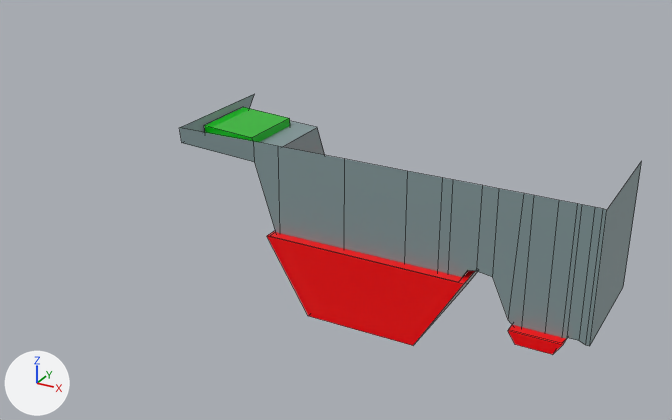
Two versions of the FBX model Assets/Prefabs/Level1/Import/lvl_Cave.fbx, one commit apart.
Before and after are seen from a 50 mm camera at (199.0, -528.0, 274.0) aimed at (-97.0, 10.0, 5.0). Arrows for +X, +Y and +Z are at lower left; the lights stay in place. Mesh edges are drawn as thin lines. Where no turn or scale is listed for an object, it has been applied to the vertices.

In view in the first picture: 'die_box.001', 'die_box.002', 'solid_level', 'win_box.001'.
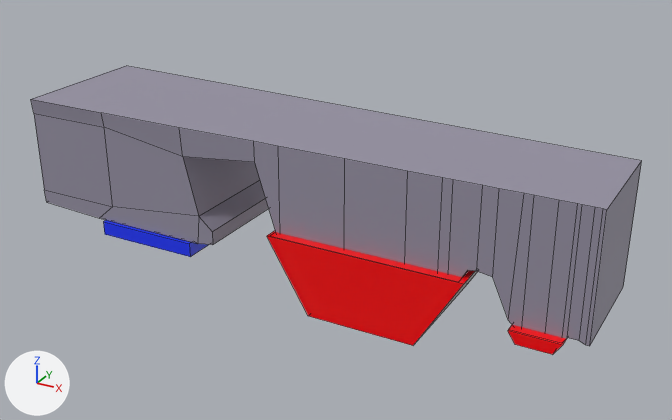
Commit message: Added water

Where the newer file only moved an object's origin or applied its transform, the numbers keep the older frame.

Location of each change, [x1, y1, x2, y2] in pixels of the pictures (672 x 420 px):
```json
{"object": "solid_level", "change": "recoloured, reshaped", "before": [179, 94, 642, 346], "after": [31, 66, 642, 346], "on screen": "32% wider, 11% taller"}
{"object": "win_box.001", "change": "deleted", "before": [204, 107, 290, 142]}
{"object": "spr_water", "change": "added", "after": [103, 220, 209, 257], "on screen": "blue"}
{"part": 1, "of": "me_plane_001", "change": "built on", "before": [179, 94, 316, 162], "after": [31, 66, 641, 245]}
```

Scene script edits in JSON lines:
```json
{"op": "set", "path": "mat_rock.base_color", "old": "(0.23, 0.317, 0.326)", "new": "(0.305, 0.284, 0.367)", "note": "grey #84999b -> grey #9691a3"}
{"op": "add", "block": "mat_water", "code": ["mat_water = principled_material('Water')", "mat_water.base_color = (0.00941, 0.0346, 1.0)  # blue #1834ff"]}
{"block": "me_plane_001", "where": "# used by ob_solid_level; location = (-35.2, 8.3, 0.0)"}
{"op": "remove", "block": "me_plane_001", "code": "me_plane_001.from_pydata(...)  # 65 vertices, 37 faces; spans x -153.0..138.0, y -59.0..39.0, z -41.0..69.0"}
{"op": "add", "block": "me_plane_001", "code": "me_plane_001.from_pydata(...)  # 95 vertices, 62 faces; spans x -293.0..138.0, y -59.0..53.0, z -41.0..70.0"}
{"block": "me_plane_001", "change": "me_plane_001 part 1"}
{"block": "me_plane_001", "change": "1 vertex is removed from x -153.0, y 39.0, z 69.0"}
{"block": "me_plane_001", "change": "1 face is deleted"}
{"block": "me_plane_001", "change": "2 vertices move from x -153.0, y -53.0..30.0, z 58.0 to x -153.0, y -53.0..30.0, z 47.0"}
{"block": "me_plane_001", "change": "25 vertices are added at x -293.0..-131.0, y -55.0..53.0, z -25.0..70.0"}
{"block": "me_plane_001", "change": "6 new vertices lie (0.0, 83.0, 0.0) away from vertices in x -292.0..-131.0, y -53.0, z -18.0..4.0"}
{"block": "me_plane_001", "change": "26 new faces join them, mat_rock (grey #9691a3)"}
{"op": "add", "block": "me_plane_005", "code": ["me_plane_005 = bpy.data.meshes.new('Plane.005')", "me_plane_005.from_pydata([(-40.5, 42.0, 0.0), (40.0, 41.6, 0.0), (-40.5, -45.8, 0.0), (40.0, -45.4, 0.0), (40.0, -45.4, -10.7), (40.0, 41.6, -10.7), (-40.5, -45.8, -10.7), (-40.5, 42.0, -10.7)], [], [(0, 2, 3, 1), (7, 5, 4, 6), (0, 7, 6, 2), (3, 4, 5, 1), (1, 5, 7, 0), (2, 6, 4, 3)])", "me_plane_005.materials.append(mat_water)  # blue #1834ff"]}
{"op": "remove", "block": "ob_win_box_001", "code": ["ob_win_box_001 = bpy.data.objects.new('win_box.001', me_cube_013)", "ob_win_box_001.location = (-156.8, 8.3, 57.2)"]}
{"op": "add", "block": "ob_spr_water", "code": ["ob_spr_water = bpy.data.objects.new('spr_water', me_plane_005)", "ob_spr_water.location = (-226.1, -1.9, -17.9)"]}
```
